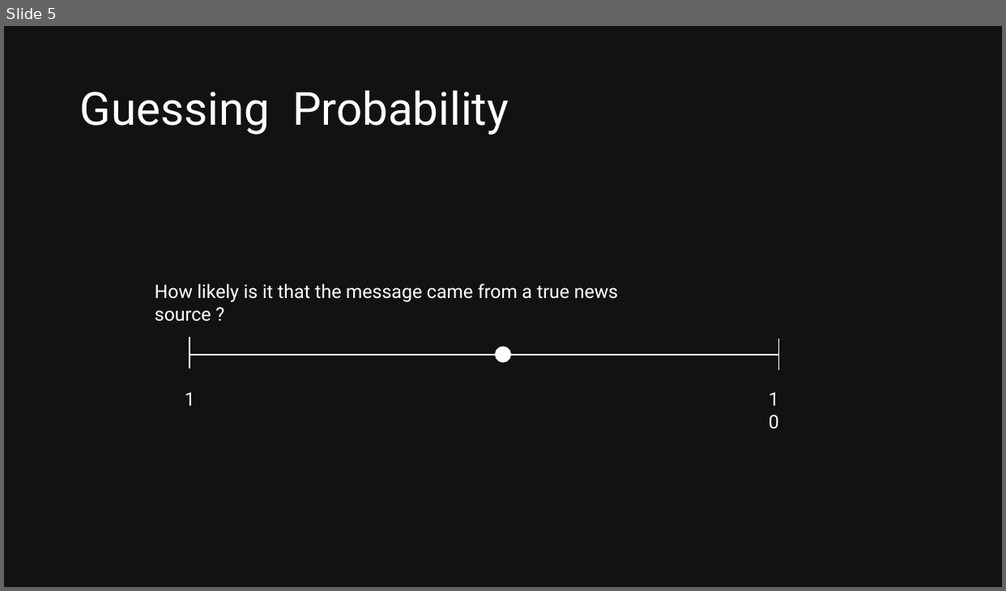
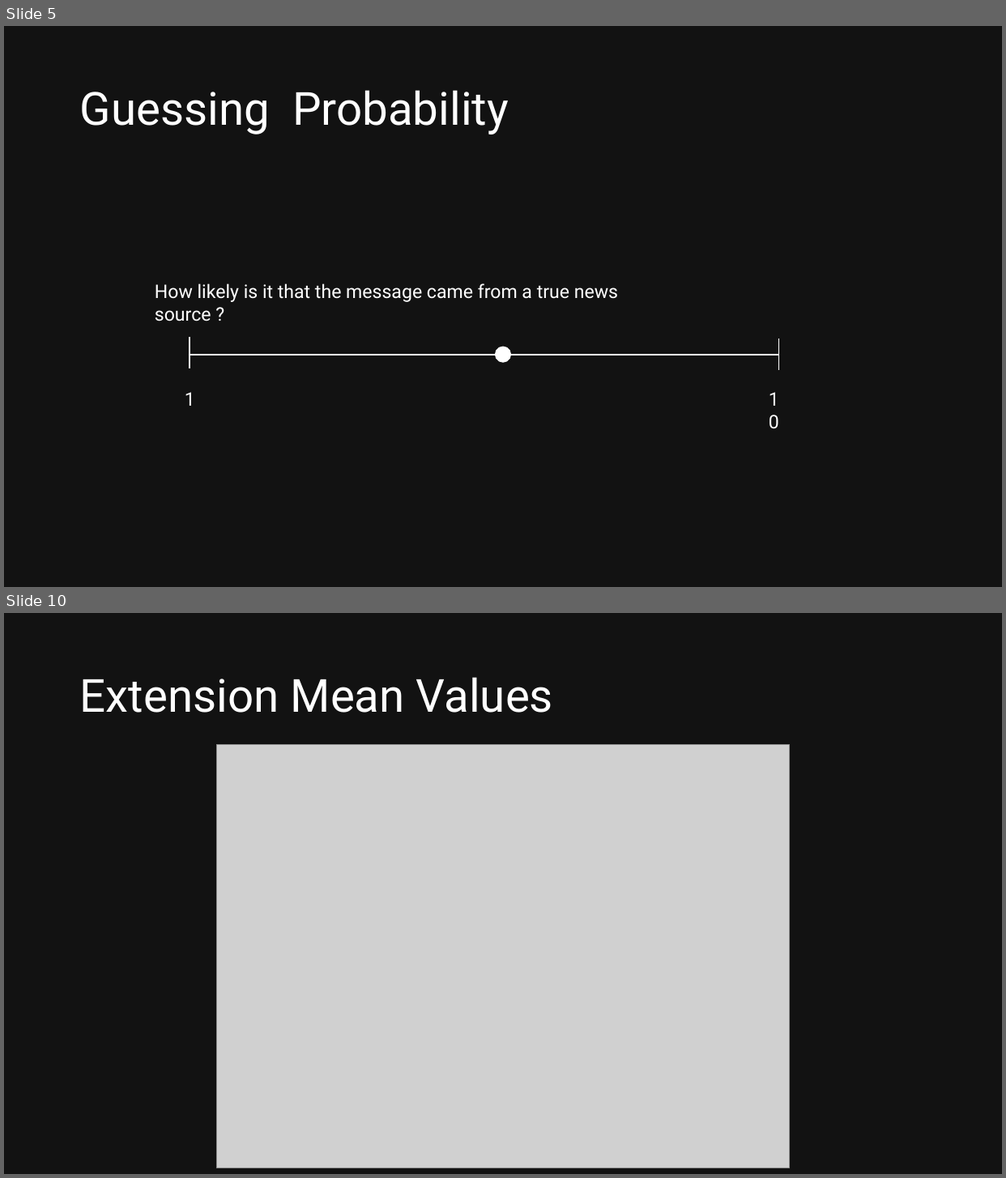
Before and after one commit to Nomandes/social_science_replication_good_news, a slide deck: replication_presentation.pptx. Shown one above the other, each under a label of ours: slide 5 before the commit, slides 5 and 10 after it; the slides between them are not shown. The pictures are 1006x591 and 1006x1178 pixels, drawn with LibreOffice and Linux fonts; fonts in the diff are those of the drawing; grey boxes stand for pictures. Boxes give left, top, right and bottom in pixels: in the first picture for what was removed or moved away, otherwise in the second. Text is boxed around its words. In the diff, an @@ line names an element or a change of style, - is before the commit and + after.

```diff
--- a/replication_presentation.pptx
+++ b/replication_presentation.pptx
@@ slide 10 added at (4, 613, 1002, 1174), background #121212 @@
@@ title added at (80, 677, 553, 713), 44 pt, text #FFFFFF @@
+Extension Mean Values
@@ picture added at (216, 745, 790, 1169) @@
```
Also in this commit, not shown: 2 slides changed, 3 other slides added, 4 slides removed.
